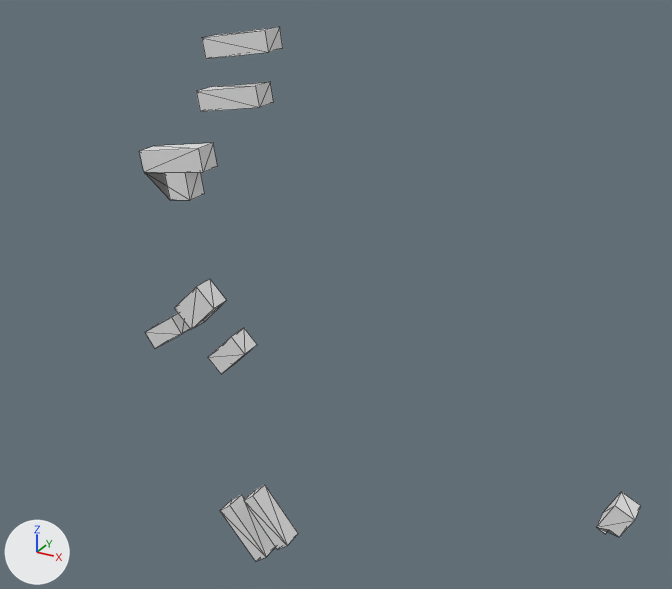
Renders of the glTF model output/glb/tile_146.glb from each side of a commit.
One viewpoint serves both versions: a 50 mm camera at (147.0, -307.0, 147.0) aimed at (-21.0, -3.0, -5.0). The lights are fixed; the arrows at lower left show +X, +Y and +Z. The older version comes first. Mesh edges are drawn as thin lines.
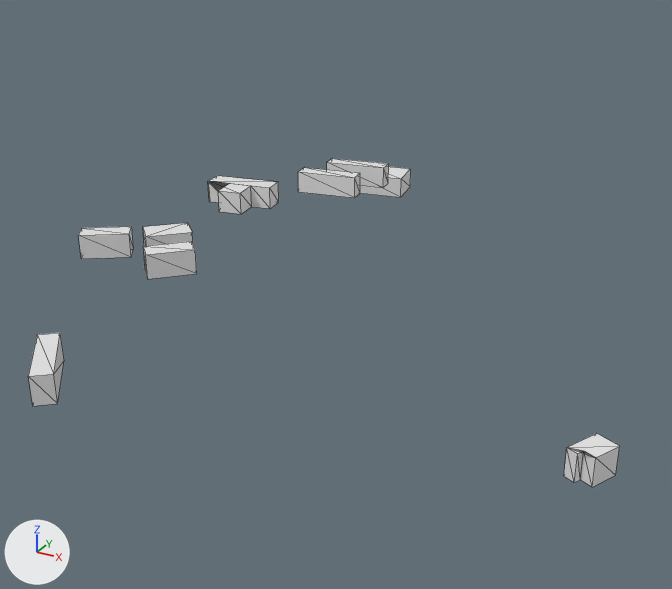
Location of each change, [x1, y1, x2, y2] in pixels of the pictures (672 x 589 px; the box of a moved part takes in the faces that stretch with it):
'Mesh_0', reshaped (18% wider, 38% shorter)
    before: [139, 27, 641, 561]
    after: [28, 158, 620, 487]
part 1 of me_mesh_0, moved or reshaped
    before: [597, 492, 641, 537]
    after: [564, 433, 620, 487]
part 2 of me_mesh_0, moved or reshaped
    before: [139, 143, 218, 200]
    after: [208, 176, 279, 214]
part 3 of me_mesh_0, moved or reshaped
    before: [196, 82, 273, 112]
    after: [327, 158, 388, 188]
part 4 of me_mesh_0, moved or reshaped
    before: [244, 485, 298, 550]
    after: [28, 333, 64, 406]
part 5 of me_mesh_0, moved or reshaped
    before: [145, 279, 257, 374]
    after: [143, 168, 360, 279]
part 6 of me_mesh_0, moved or reshaped
    before: [202, 27, 283, 59]
    after: [360, 167, 411, 197]
part 7 of me_mesh_0, moved or reshaped
    before: [220, 494, 275, 561]
    after: [78, 226, 134, 259]

The change, as a diff of the scene's bpy script:
```diff
--- a/output/glb/tile_146.glb.py
+++ b/output/glb/tile_146.glb.py
@@ me_mesh_0 @@
 # used by ob_mesh_0; location = (0.0, 0.0, 0.0)
-me_mesh_0.from_pydata(...)  # 86 vertices, 111 faces; spans x -117.0..108.0, y -10.0..0.0, z -152.0..98.0
-me_mesh_0.vertices[30].co = (-76.0, 0.0, 93.0)  # pixel (216, 34)
-me_mesh_0.vertices[31].co = (-74.0, 0.0, 85.0)
-me_mesh_0.vertices[32].co = (-45.0, 0.0, 90.0)  # pixel (282, 48)
-me_mesh_0.vertices[33].co = (-46.0, 0.0, 98.0)  # pixel (279, 26)
-me_mesh_0.vertices[34].co = (-76.0, -10.0, 93.0)  # pixel (201, 37)
-me_mesh_0.vertices[35].co = (-74.0, -10.0, 85.0)  # pixel (205, 58)
-me_mesh_0.vertices[36].co = (-45.0, -10.0, 90.0)  # pixel (268, 52)
-me_mesh_0.vertices[37].co = (-46.0, -10.0, 98.0)  # pixel (265, 30)
-me_mesh_0.vertices[70].co = (-81.0, 0.0, -129.0)  # pixel (231, 499)
-me_mesh_0.vertices[71].co = (-61.0, 0.0, -152.0)
-me_mesh_0.vertices[72].co = (-55.0, 0.0, -147.0)
-me_mesh_0.vertices[73].co = (-74.0, 0.0, -124.0)  # pixel (241, 494)
-me_mesh_0.vertices[74].co = (-81.0, -10.0, -129.0)  # pixel (219, 510)
-me_mesh_0.vertices[75].co = (-61.0, -10.0, -152.0)  # pixel (255, 561)
-me_mesh_0.vertices[76].co = (-55.0, -10.0, -147.0)  # pixel (266, 557)
-me_mesh_0.vertices[77].co = (-74.0, -10.0, -124.0)  # pixel (229, 505)
+me_mesh_0.from_pydata(...)  # 86 vertices, 111 faces; spans x -117.0..108.0, y -140.0..130.0, z -12.0..21.0
+# me_mesh_0 part 1: the loose piece of 12 vertices spanning x 95.0..108.0, y -10.0..0.0, z -75.0..-62.0 is turned -90 degrees about the x axis through its middle, then moved by (0.0, -64.0, 61.0)
+# me_mesh_0 part 2: the loose piece of 18 vertices spanning x -111.0..-79.0, y -10.0..0.0, z 25.0..49.0 is turned -90 degrees about the x axis through its middle, then moved by (0.0, 42.0, -22.0)
+# me_mesh_0 part 3: the loose piece of 8 vertices spanning x -80.0..-50.0, y -10.0..0.0, z 64.0..77.0 is turned -90 degrees about the x axis through its middle and scaled by 1.02, then moved by (5.0, 97.0, -55.0)
+# me_mesh_0 part 4: the loose piece of 8 vertices spanning x -66.0..-43.0, y -10.0..0.0, z -140.0..-114.0 is turned -90 degrees about the x axis through its middle, then moved by (0.0, -122.0, 137.0)
+# me_mesh_0 part 5: 24 of 86 vertices moved; they spanned x -117.0..-62.0, y -10.0..0.0, z -53.0..-13.0 and now span x -99.0..-50.0, y -53.0..77.0, z 7.0..21.0; mean shift (14.0, 6.0, 50.0); largest move (-82.0, -10.0, -46.0) -> (-80.0, 72.0, 21.0)
+# me_mesh_0 part 6
+me_mesh_0.vertices[30].co = (-73.0, 126.0, 0.0)
+me_mesh_0.vertices[31].co = (-70.0, 107.0, 0.0)
+me_mesh_0.vertices[32].co = (-45.0, 111.0, 0.0)  # pixel (400, 197)
+me_mesh_0.vertices[33].co = (-48.0, 130.0, 0.0)  # pixel (410, 186)
+me_mesh_0.vertices[34].co = (-73.0, 126.0, 10.0)
+me_mesh_0.vertices[35].co = (-70.0, 107.0, 10.0)
+me_mesh_0.vertices[36].co = (-45.0, 111.0, 10.0)  # pixel (401, 178)
+me_mesh_0.vertices[37].co = (-48.0, 130.0, 10.0)  # pixel (410, 168)
+# me_mesh_0 part 7
+me_mesh_0.vertices[70].co = (-117.0, -42.0, 9.0)
+me_mesh_0.vertices[71].co = (-112.0, -50.0, 9.0)  # pixel (81, 258)
+me_mesh_0.vertices[72].co = (-96.0, -38.0, 9.0)  # pixel (131, 257)
+me_mesh_0.vertices[73].co = (-101.0, -31.0, 9.0)  # pixel (133, 249)
+me_mesh_0.vertices[74].co = (-117.0, -42.0, 19.0)  # pixel (81, 228)
+me_mesh_0.vertices[75].co = (-112.0, -50.0, 19.0)  # pixel (78, 235)
+me_mesh_0.vertices[76].co = (-96.0, -38.0, 19.0)  # pixel (129, 233)
+me_mesh_0.vertices[77].co = (-101.0, -31.0, 19.0)  # pixel (131, 226)
```
